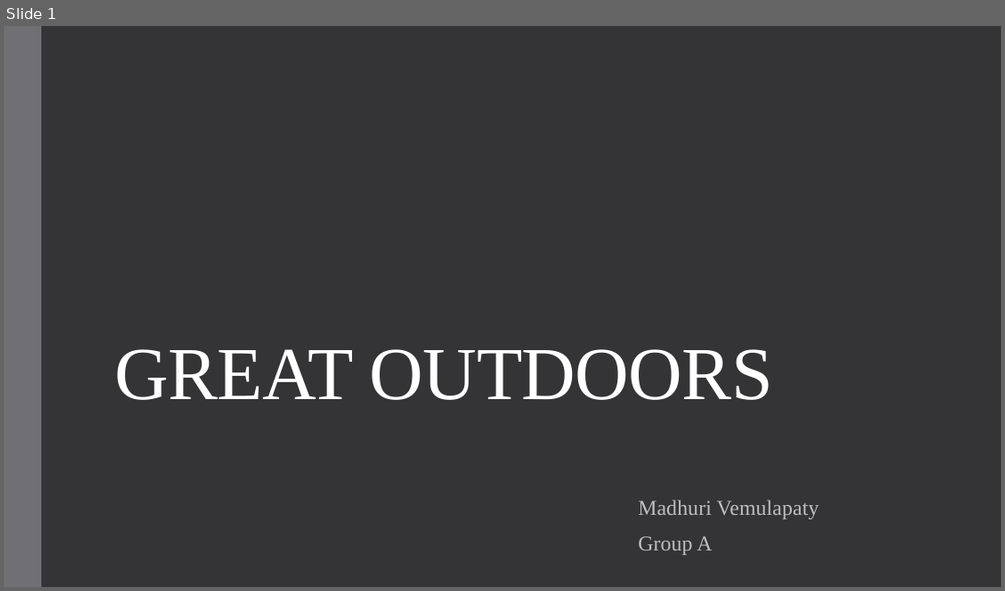
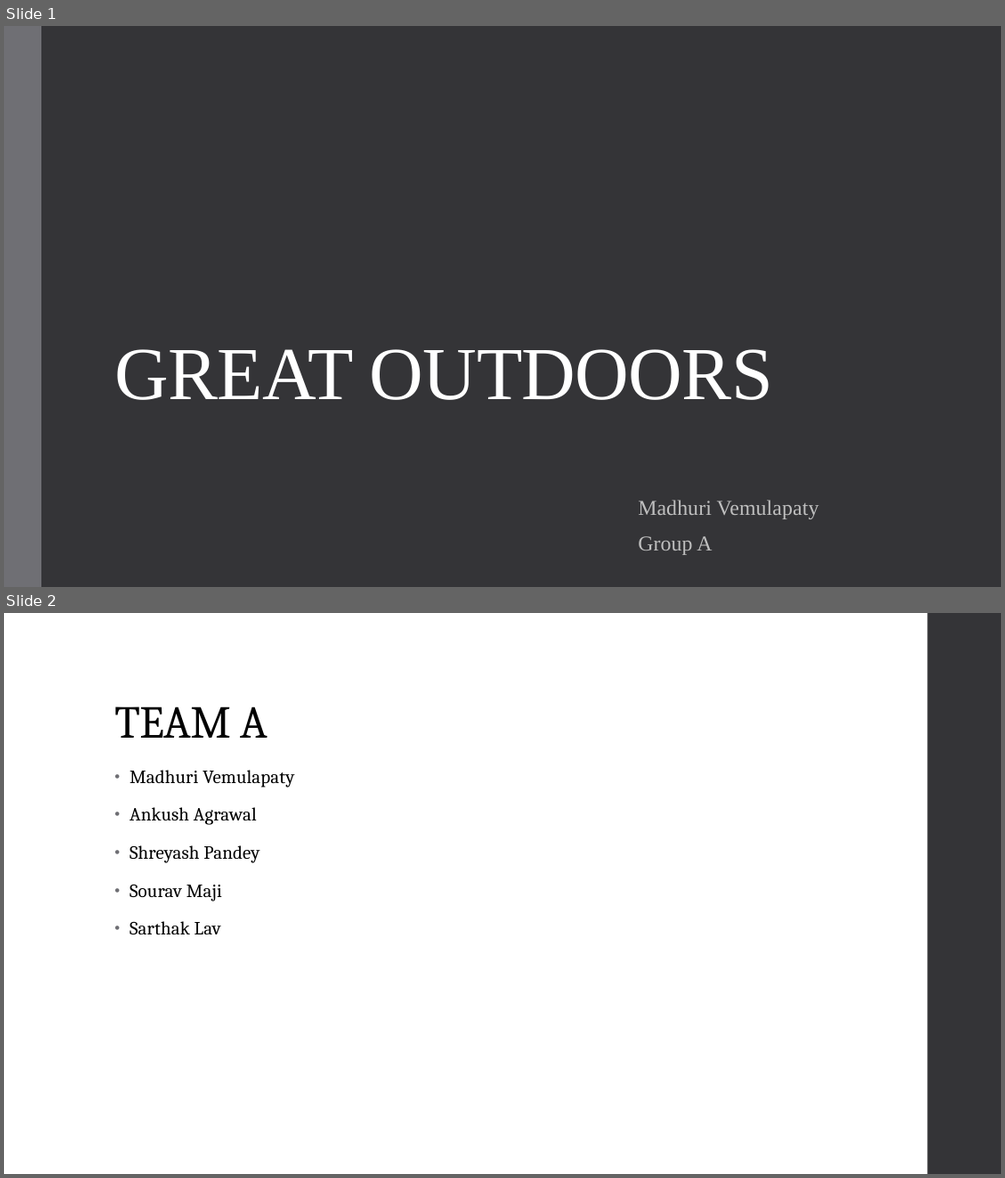
Before and after one commit to gitbestsou/Great-Outdoors, a slide deck: GreatOutdoors-Madhuri.pptx. Shown one above the other, each under a label of ours: slide 1 before the commit, slides 1 and 2 after it. The pictures are 1005x591 and 1005x1178 pixels, drawn with LibreOffice and Linux fonts; fonts in the diff are those of the drawing. Boxes give left, top, right and bottom in pixels: in the first picture for what was removed or moved away, otherwise in the second. Text is boxed around its words. In the diff, an @@ line names an element or a change of style, - is before the commit and + after.

```diff
--- a/GreatOutdoors-Madhuri.pptx
+++ b/GreatOutdoors-Madhuri.pptx
@@ slide 2 added at bbox=[4, 613, 1001, 1174], background #FFFFFF @@
@@ rectangle added at bbox=[928, 613, 1001, 1174], fill #353537 @@
@@ title added at bbox=[114, 706, 267, 738], 44 pt, text #000000 @@
+TEAM A
@@ text added at bbox=[129, 770, 294, 935], 18 pt, text #000000 @@
+• Madhuri Vemulapaty
+• Ankush Agrawal
+• Shreyash Pandey
+• Sourav Maji
+• Sarthak Lav
```
Also in this commit, not shown: 4 slides changed.
